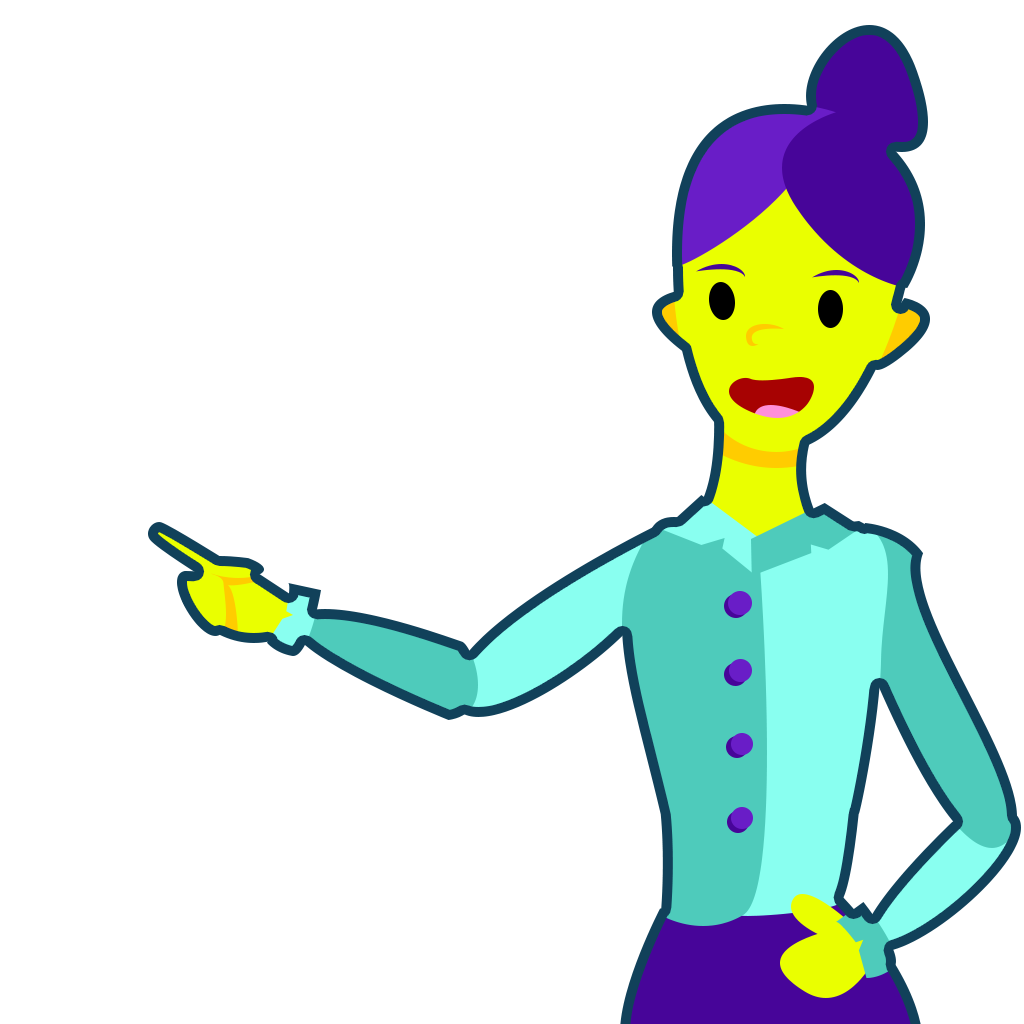
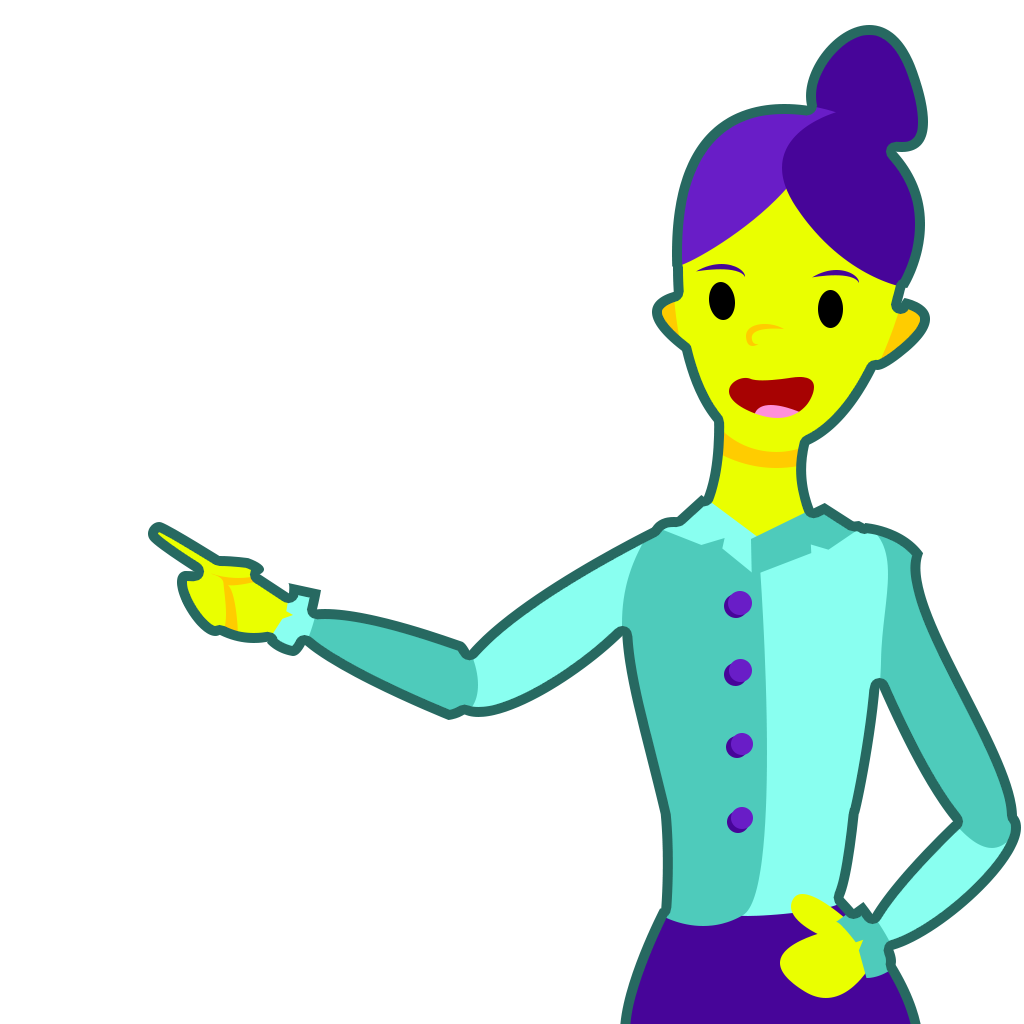
Comparing the layer stacks of the two w=1024, h=1024 images. Changes:
pixels changed over [left=148, top=25, right=1021, bottom=1024] (layer not identified)
